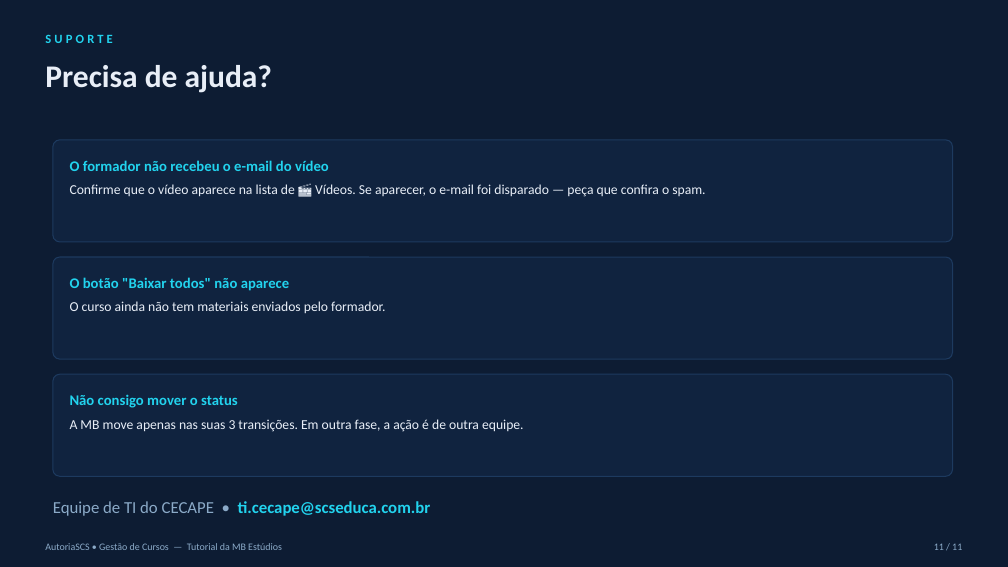
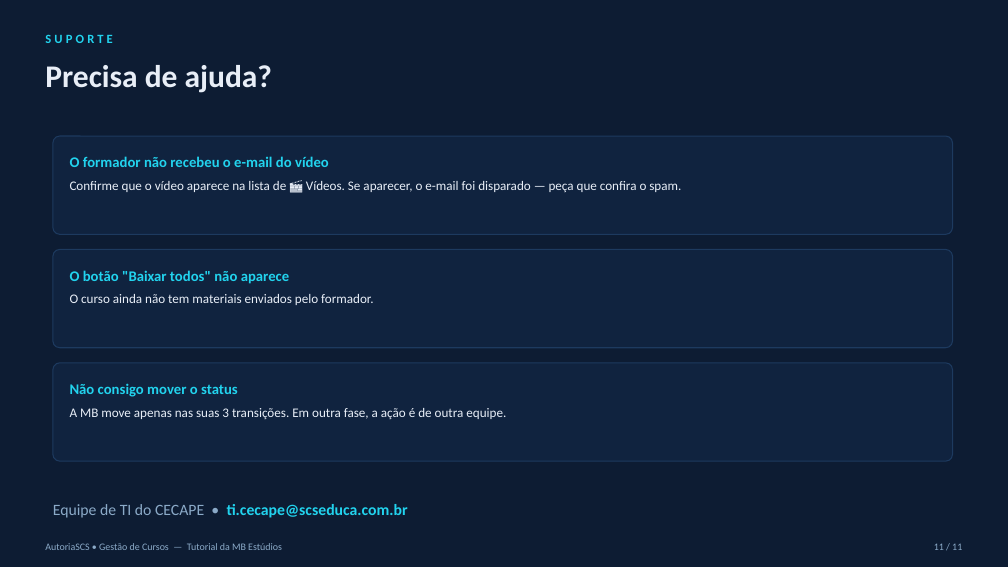
Before and after one commit to flaviospina/AutoriaSCS-Scrum-cursos, a slide deck: slide 11 of docs/tutoriais/Tutorial-MB.pptx. Drawn at 1008x567 pixels with LibreOffice and Linux fonts; fonts in the diff are those of the drawing. Boxes give left, top, right and bottom in pixels: in the first picture for what was removed or moved away, otherwise in the second. Text is boxed around its words. In the diff, an @@ line names an element or a change of style, - is before the commit and + after.

```diff
--- a/docs/tutoriais/Tutorial-MB.pptx
+++ b/docs/tutoriais/Tutorial-MB.pptx
@@ rounded rectangle: place and size @@
-rounded rectangle at <box>53,140,953,242</box>
+rounded rectangle at <box>53,136,953,234</box>
@@ text "O formador não recebeu o ...": place and size @@
-text "O formador não recebeu o ..." at <box>70,160,329,171</box>
+text "O formador não recebeu o ..." at <box>70,156,329,167</box>
@@ rounded rectangle: place and size @@
-rounded rectangle at <box>53,257,953,359</box>
+rounded rectangle at <box>53,250,953,348</box>
@@ text "O botão "Baixar todos" não ...": place and size @@
-text "O botão "Baixar todos" não ..." at <box>70,277,289,291</box>
+text "O botão "Baixar todos" não ..." at <box>70,270,289,284</box>
@@ text "O curso ainda não tem ...": place and size @@
-text "O curso ainda não tem ..." at <box>70,301,385,313</box>
+text "O curso ainda não tem ..." at <box>70,294,373,305</box>
@@ proportions changed in 3 elements at <box>53,136,953,234</box>, <box>53,250,953,348</box>, <box>53,363,953,461</box> @@
@@ rounded rectangle: place and size @@
-rounded rectangle at <box>53,374,953,476</box>
+rounded rectangle at <box>53,363,953,461</box>
@@ text "Não consigo mover o status": place and size @@
-text "Não consigo mover o status" at <box>70,394,238,408</box>
+text "Não consigo mover o status" at <box>70,383,238,397</box>
@@ size 13 to 12.5 pt in 3 elements at <box>70,181,681,192</box>, <box>70,294,373,305</box>, <box>70,408,506,419</box> @@
@@ text "A MB move apenas nas ...": place and size @@
-text "A MB move apenas nas ..." at <box>70,419,524,432</box>
+text "A MB move apenas nas ..." at <box>70,408,506,419</box>
@@ text "Equipe de TI do CECAPE ..." at <box>53,504,408,518</box>: size 16 to 15 pt @@
```
Also in this commit, not shown: 1 other slide changed, 9 other files.
